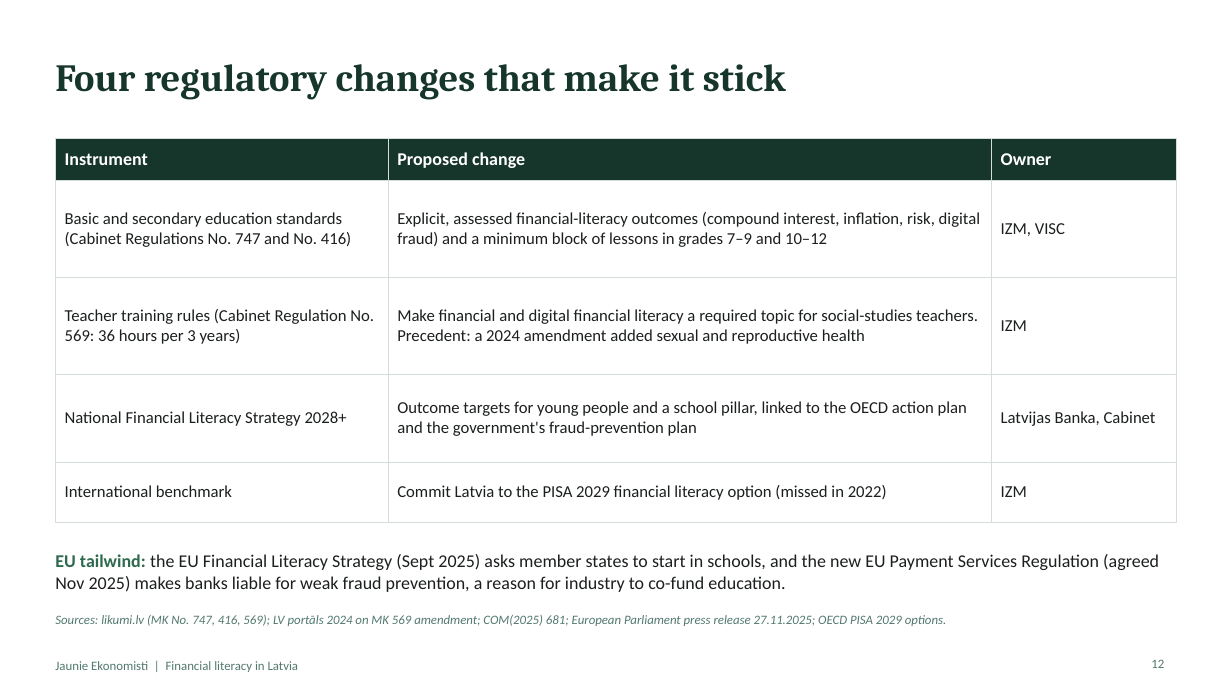
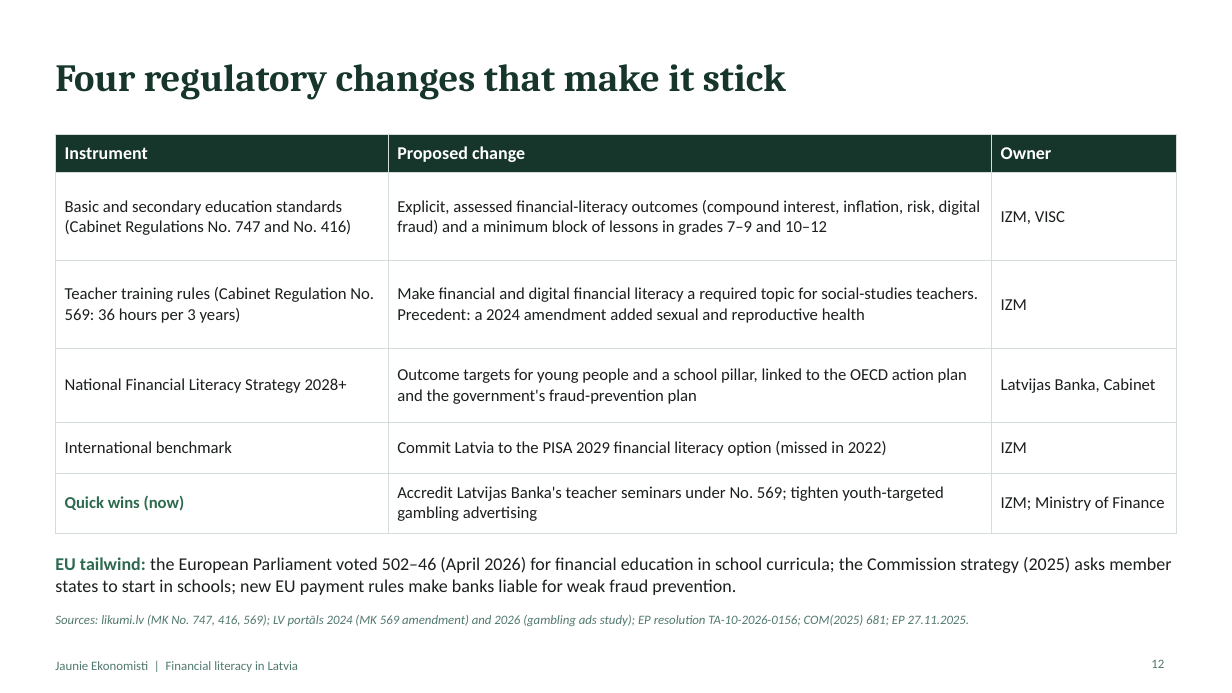
Before and after one commit to ArtisLV890/Elective-Impact-Making-for-the-Competitiveness-and-Data-Driven-Decisions-2026-2027, a slide deck: slide 12 of financial-literacy/presentation/Financial literacy in Latvia - presentation.pptx. Drawn at 1232x693 pixels with LibreOffice and Linux fonts; fonts in the diff are those of the drawing. Boxes give left, top, right and bottom in pixels: in the first picture for what was removed or moved away, otherwise in the second. Text is boxed around its words. In the diff, an @@ line names an element or a change of style, - is before the commit and + after.

```diff
--- a/financial-literacy/presentation/Financial literacy in Latvia - presentation.pptx
+++ b/financial-literacy/presentation/Financial literacy in Latvia - presentation.pptx
@@ table at (x1=55, y1=134, x2=1177, y2=525) @@
+row 6: Quick wins (now) | Accredit Latvijas Banka's teacher seminars under No. 569; tighten youth-targeted gambling advertising | IZM; Ministry of Finance
@@ table resized from (x1=55, y1=139, x2=1177, y2=504) to (x1=55, y1=134, x2=1177, y2=525) @@
@@ text at (x1=55, y1=557, x2=1171, y2=595): text changed @@
-EU tailwind: the EU Financial Literacy Strategy (Sept 2025) asks member states to start in schools, and the new EU Payment Services Regulation (agreed Nov 2025) makes banks liable for weak fraud prevention, a reason for industry to co-fund education.
+EU tailwind: the European Parliament voted 502–46 (April 2026) for financial education in school curricula; the Commission strategy (2025) asks member states to start in schools; new EU payment rules make banks liable for weak fraud prevention.
@@ text at (x1=55, y1=615, x2=970, y2=626): text changed @@
-Sources: likumi.lv (MK No. 747, 416, 569); LV portāls 2024 on MK 569 amendment; COM(2025) 681; European Parliament press release 27.11.2025; OECD PISA 2029 options.
+Sources: likumi.lv (MK No. 747, 416, 569); LV portāls 2024 (MK 569 amendment) and 2026 (gambling ads study); EP resolution TA-10-2026-0156; COM(2025) 681; EP 27.11.2025.
```
Also in this commit, not shown: 7 other slides changed, 2 slides added, 1 other file.
